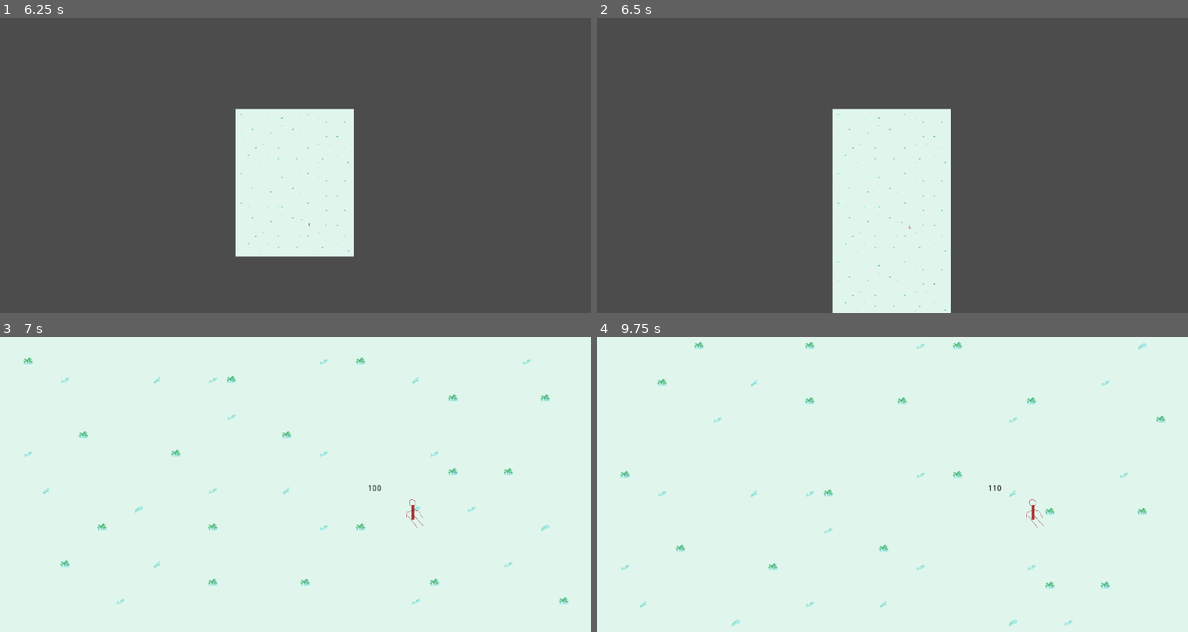
Above: before the commit, frames 1-4 (two rows, left to right).
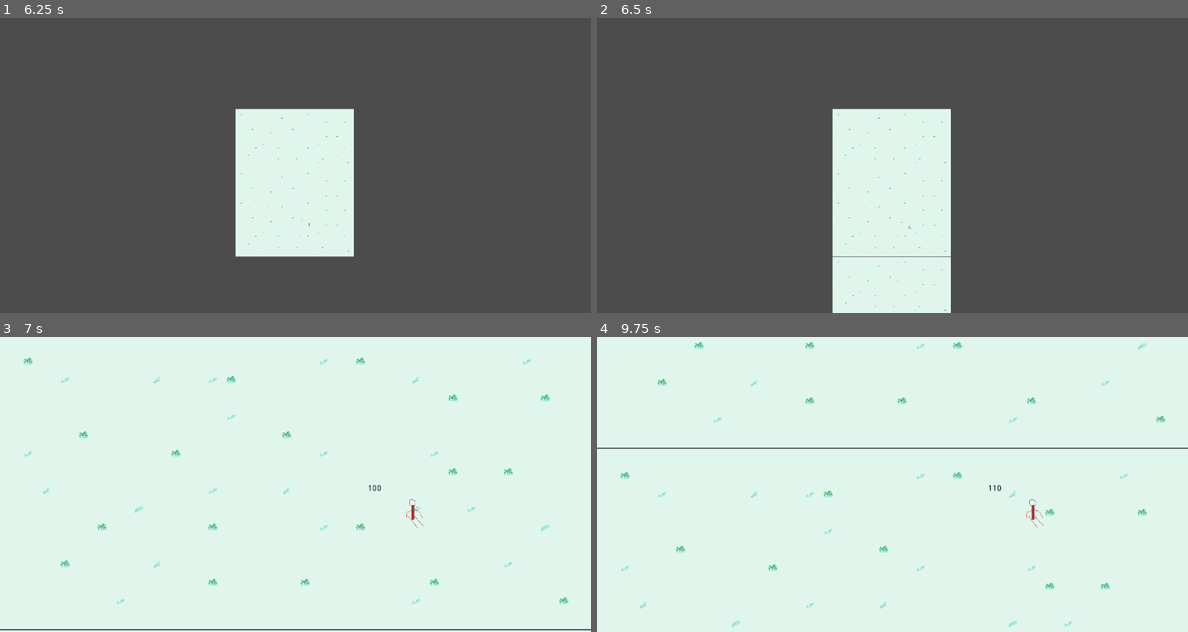
Above: after the commit, the same moments.

Repository: roycocup/ski
Game: Godot game, scene res://Scenes/World.tscn
The game is run twice, just before and just after one commit, with the same random seed, the same clock (stepped at 60 frames per second) and the same inputs.
Inputs:
- Up to frame 1 (6.25 s): hold Right (ui_right) 0.53-1.28 s; hold 1 0.53-1.28 s; hold Down 1.28-2.03 s; tap 2 every 1.5 s from 1.35 to 5.85 s; hold 1 2.03-2.78 s; hold Right (ui_right) 2.03-3.53 s; tap Enter at 3.5 s; hold 1 3.53-4.28 s; hold Left (ui_left) 3.53-5.03 s; tap Space at 5 s; hold Down 5.03-5.78 s; hold 1 5.03-5.78 s; hold Right (ui_right) from 5.78 s (still down)
- Up to frame 2 (6.5 s): keep holding Right (ui_right)
- Up to frame 3 (7 s): keep holding Right (ui_right); hold 1 from 6.53 s (still down)
- Up to frame 4 (9.75 s): release 1 at 7.28 s; tap 2 at 7.35, 8.85 s; release Right (ui_right) at 8.03 s; hold Down 8.03-8.78 s; hold 1 8.03-8.78 s; hold Left (ui_left) 8.78-9.53 s; tap Enter at 9.5 s; hold Right (ui_right) from 9.53 s (still down); hold 1 from 9.53 s (still down)

Frame 1 is identical in both runs. In frame 2, less than 0.1% of the frame differs, in the area x 39-60%, y 80-100%; in frame 3, 0.5%; in frame 4, 1.0%, in the area x 0-100%, y 37-99%.

Commit message:
yet another way to sort the background problem.

Diff:
--- a/Scenes/World.tscn
+++ b/Scenes/World.tscn
@@ -13,7 +13,7 @@
 
 "
 
-[node name="World" type="Node2D"]
+[node name="World" type="Node2D" index="0"]
 
 script = ExtResource( 1 )
 background = ExtResource( 2 )
--- a/Scripts/Player.gd
+++ b/Scripts/Player.gd
@@ -3,6 +3,8 @@
 export (int) var speed = 100
 
 var region = {x=0, y=0, w=0, h=0}
+var howFarDown = 0
+var lastMark = 0
 
 enum States {RESET, LEFT1, LEFT2, RIGHT1, RIGHT2}
 var status = States.RESET
@@ -66,8 +68,6 @@
 		$Sprite.scale.x = .5
 
 func check_reset_background():
-	var diff = fmod(round(position.y), 512)
-	if (diff >= 0 and diff <=1):
-		print(diff)
-	if (diff == 0):
+	if (position.y >= lastMark + 512):
+		lastMark = position.y
 		emit_signal("create_new_background", position)
Not shown, added: export_presets.cfg
Not shown, changed: .gitignore
